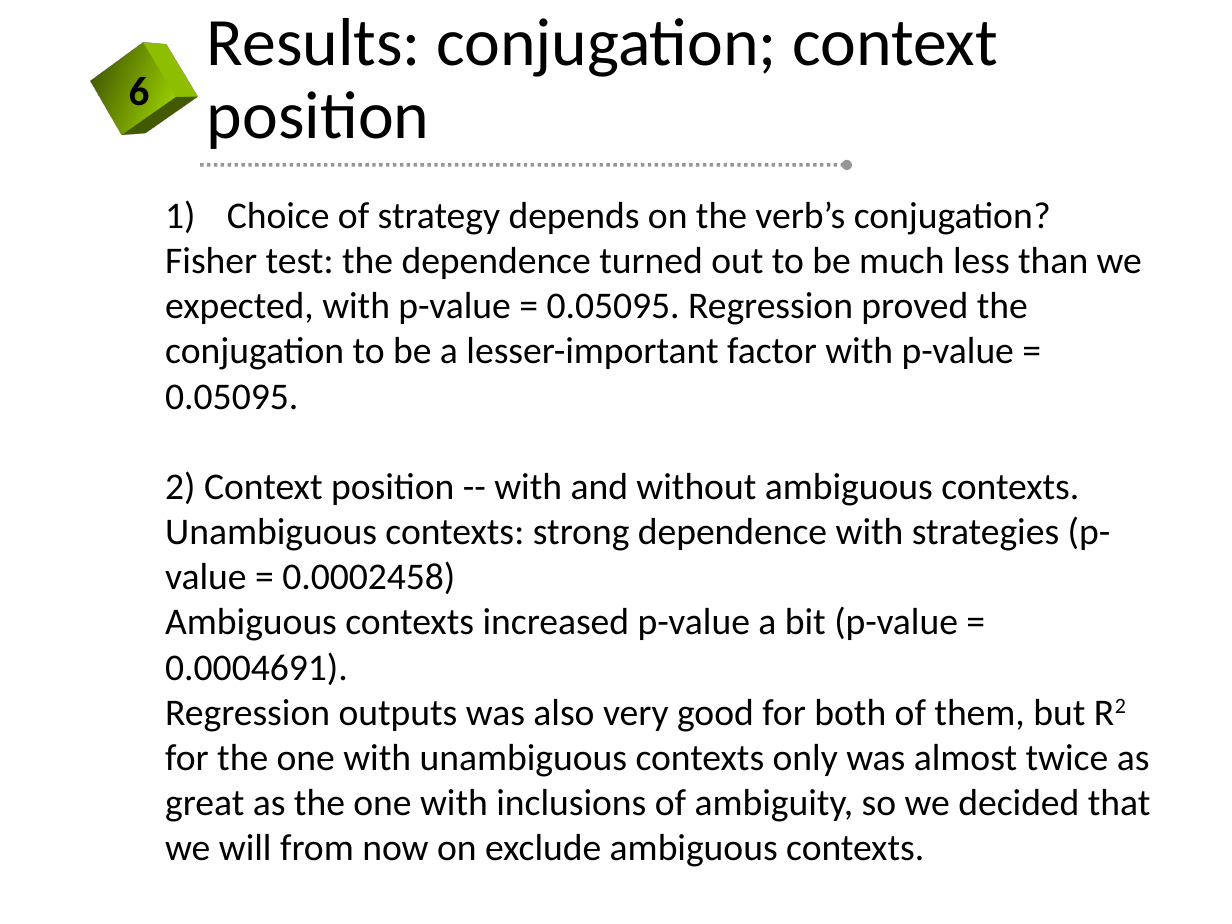
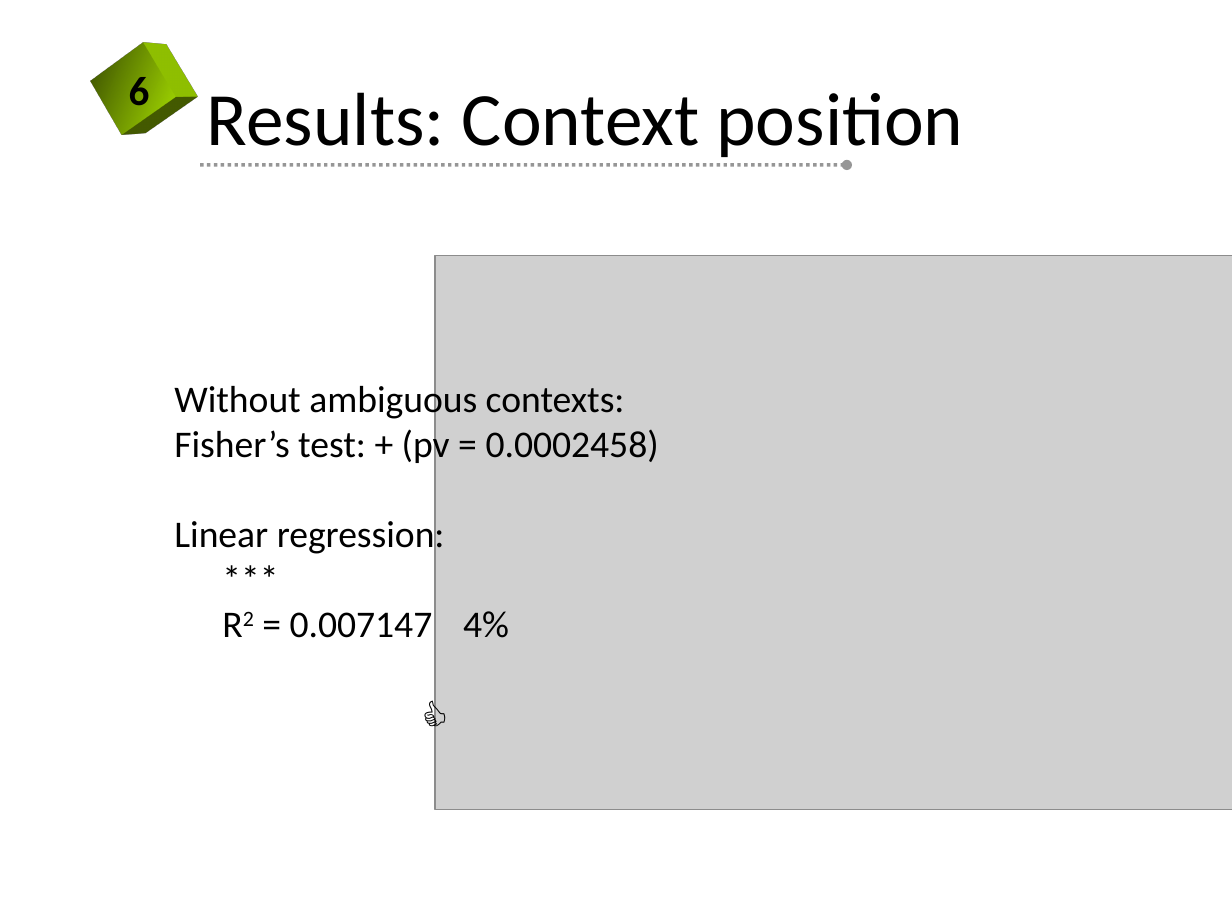
Before and after one commit to kateabr/r_project_data, a slide deck: slide 10 of slides.pptx (slide 8 before the commit). Drawn at 1232x924 pixels with LibreOffice and Linux fonts; fonts in the diff are those of the drawing; grey boxes stand for pictures; background and template pictures are left out. Boxes give left, top, right and bottom in pixels: in the first picture for what was removed or moved away, otherwise in the second. Text is boxed around its words. In the diff, an @@ line names an element or a change of style, - is before the commit and + after.

```diff
--- a/slides.pptx
+++ b/slides.pptx
@@ title at [207, 92, 963, 163]: text changed; size 39.6 to 44 pt @@
-Results: conjugation; context position
+Results: Context position
@@ picture added at [435, 255, 1232, 809] @@
@@ text at [174, 380, 659, 638]: text changed @@
-1) Choice of strategy depends on the verb’s conjugation?
-Fisher test: the dependence turned out to be much less than we
-expected, with p-value = 0.05095. Regression proved the
-conjugation to be a lesser-important factor with p-value =
-0.05095.
-2) Сontext position -- with and without ambiguous contexts. Unambiguous contexts: strong dependence with strategies (p-value = 0.0002458)
-Ambiguous contexts increased p-value a bit (p-value = 0.0004691).
-Regression outputs was also very good for both of them, but R2 for the one with unambiguous contexts only was almost twice as great as the one with inclusions of ambiguity, so we decided that we will from now on exclude ambiguous contexts.
+Without ambiguous contexts:
+Fisher’s test: + (pv = 0.0002458)
+Linear regression:
+***
+R2 = 0.007147 4%
+👍
```
Also in this commit, not shown: 7 other slides changed, 17 slides added, 1 slide removed.
